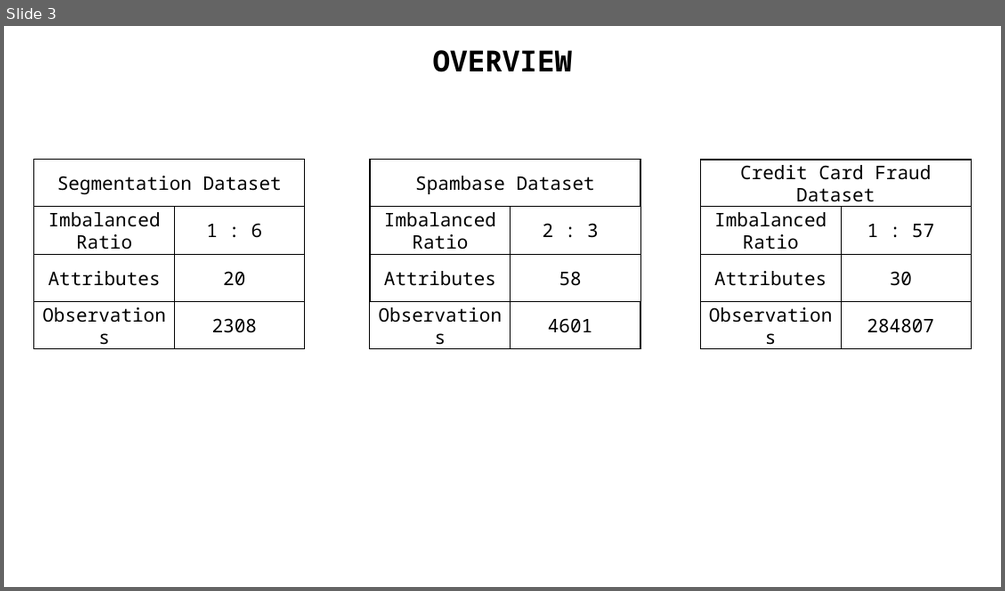
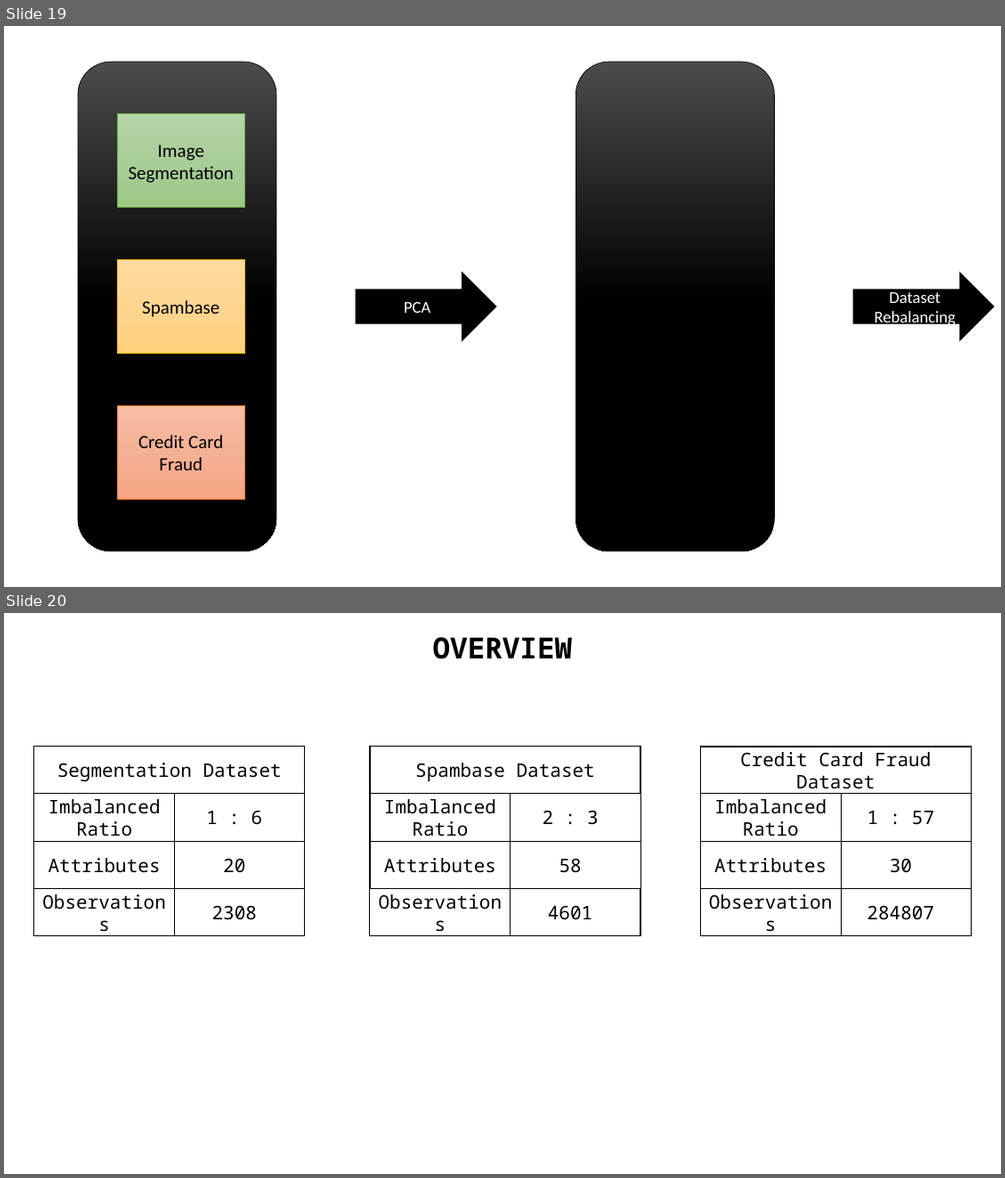
Before and after one commit to zkgz/skripsi, a slide deck: skripsi/Skripsi Pro/Presentation1.pptx. Shown one above the other, each under a label of ours: slide 3 before the commit, slides 19 and 20 after it. The pictures are 1005x591 and 1005x1178 pixels, drawn with LibreOffice and Linux fonts; fonts in the diff are those of the drawing. Boxes give left, top, right and bottom in pixels: in the first picture for what was removed or moved away, otherwise in the second. Text is boxed around its words. In the diff, an @@ line names an element or a change of style, - is before the commit and + after.

```diff
--- a/skripsi/Skripsi Pro/Presentation1.pptx
+++ b/skripsi/Skripsi Pro/Presentation1.pptx
@@ slide 19 added at (x1=4, y1=26, x2=1001, y2=587), background #FFFFFF @@
@@ rounded rectangle added at (x1=78, y1=62, x2=277, y2=552), fill gradient #4B4B4B to #000000, outline #000000 0.5 pt @@
@@ rounded rectangle added at (x1=576, y1=62, x2=775, y2=552), fill gradient #4B4B4B to #000000, outline #000000 0.5 pt @@
@@ rectangle added at (x1=117, y1=114, x2=245, y2=208), fill gradient #B5D5A7 to #AACE9A to #9CC987, outline #70AD47 0.5 pt, 18 pt, text #000000 @@
+Image Segmentation
@@ rectangle added at (x1=117, y1=259, x2=245, y2=353), fill gradient #FFDB9E to #FFD590 to #FFD07C, outline #FFC000 0.5 pt, 18 pt, text #000000 @@
+Spambase
@@ right arrow added at (x1=356, y1=272, x2=497, y2=342), fill #000000, 16 pt, text #FFFFFF @@
+PCA
@@ right arrow added at (x1=853, y1=272, x2=994, y2=342), fill #000000, 16 pt, text #FFFFFF @@
+Dataset Rebalancing
@@ rectangle added at (x1=117, y1=405, x2=245, y2=499), fill gradient #F7BDA5 to #F5B196 to #F8A582, outline #ED7D31 0.5 pt, 18 pt, text #000000 @@
+Credit Card Fraud
@@ what was slide 3 is now slide 20 @@
```
Also in this commit, not shown: 1 slide changed, 18 other slides added, 2 slides removed, 6 other files.
